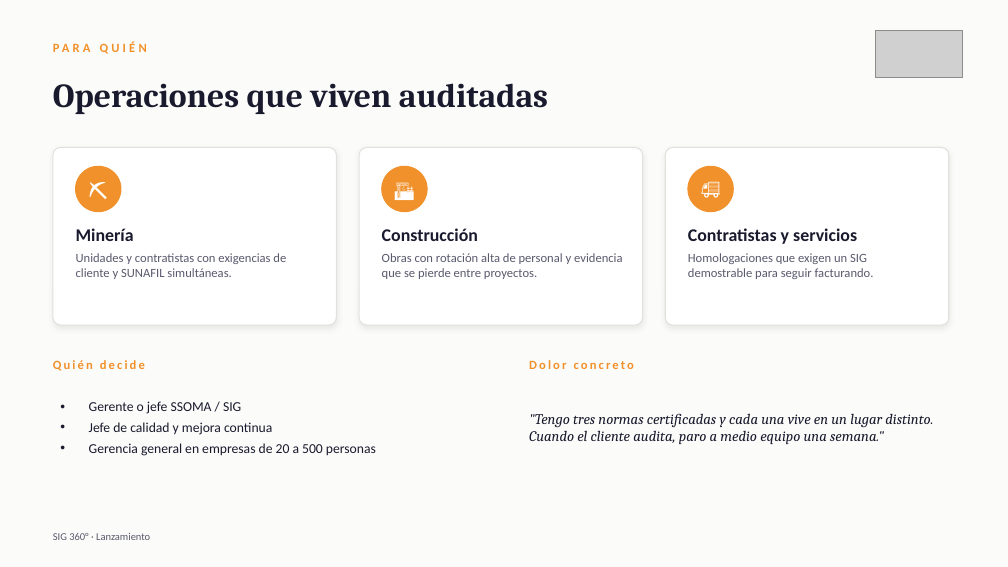
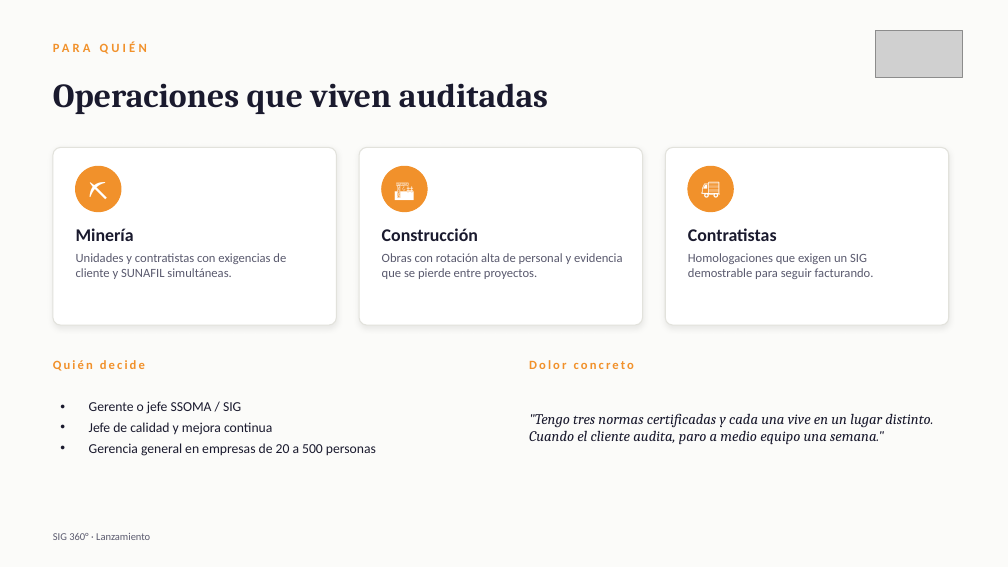
Before and after one commit to alvaroruizr2024-cpu/www.innovaqsolution.com, a slide deck: slide 4 of campaigns/sig360-202609/deck.pptx. Drawn at 1008x567 pixels with LibreOffice and Linux fonts; fonts in the diff are those of the drawing; grey boxes stand for pictures. Boxes give left, top, right and bottom in pixels: in the first picture for what was removed or moved away, otherwise in the second. Text is boxed around its words. In the diff, an @@ line names an element or a change of style, - is before the commit and + after.

```diff
--- a/campaigns/sig360-202609/deck.pptx
+++ b/campaigns/sig360-202609/deck.pptx
@@ text at (x1=688, y1=228, x2=777, y2=241): text changed @@
-Contratistas y servicios
+Contratistas
```
Also in this commit, not shown: 1 other slide changed.
